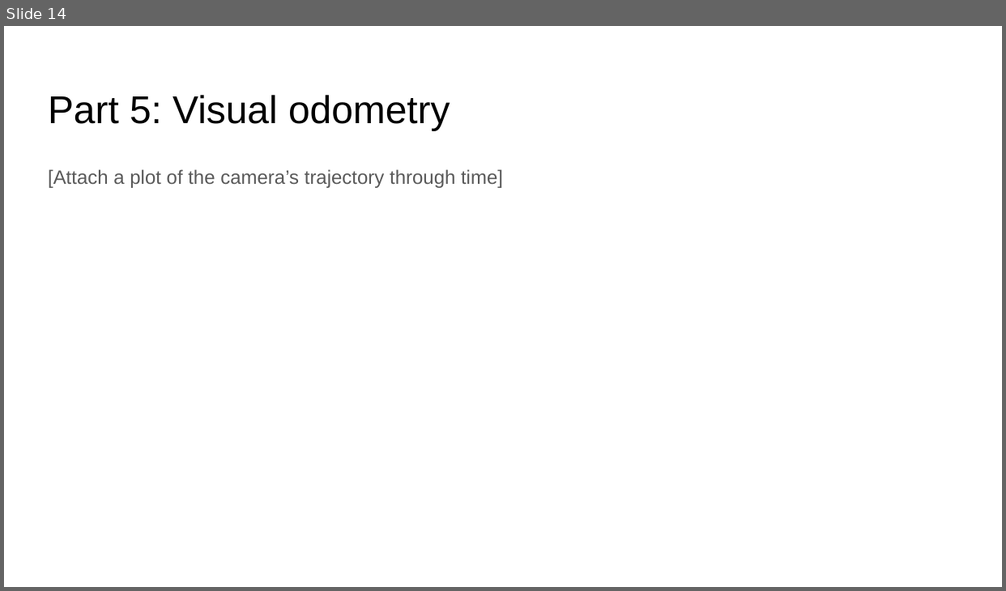
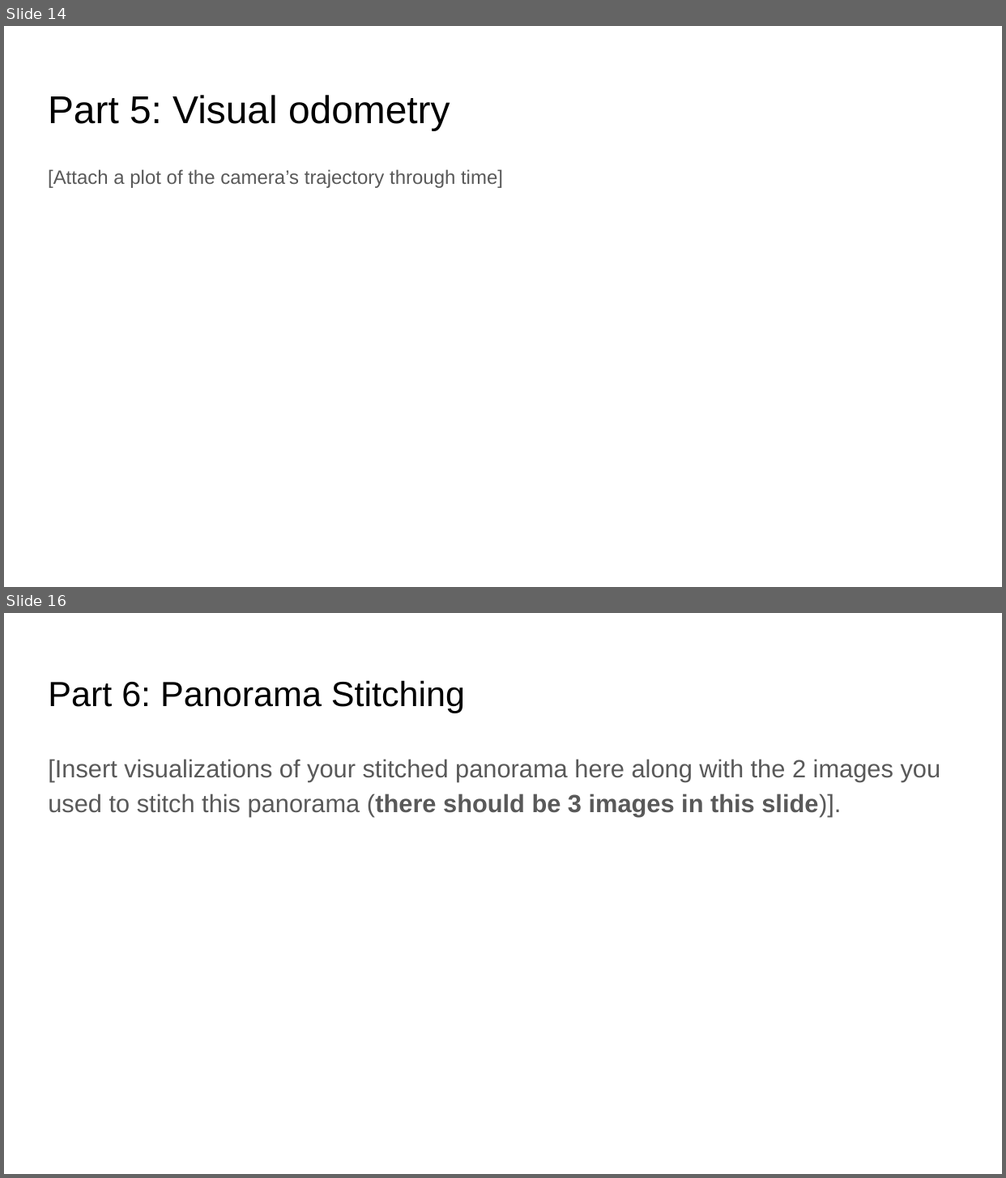
Before and after one commit to ShuvoNewaz/CS-6476-Projects-Fall2022, a slide deck: docs/proj3_template.pptx. Shown one above the other, each under a label of ours: slide 14 before the commit, slides 14 and 16 after it; the slides between them are not shown. The pictures are 1006x591 and 1006x1178 pixels, drawn with LibreOffice and Linux fonts; fonts in the diff are those of the drawing. Boxes give left, top, right and bottom in pixels: in the first picture for what was removed or moved away, otherwise in the second. Text is boxed around its words. In the diff, an @@ line names an element or a change of style, - is before the commit and + after.

```diff
--- a/docs/proj3_template.pptx
+++ b/docs/proj3_template.pptx
@@ slide 16 added at (x1=4, y1=613, x2=1002, y2=1174), background #FFFFFF @@
@@ title added at (x1=48, y1=680, x2=465, y2=713), 25.2 pt, text #000000 @@
+Part 6: Panorama Stitching
@@ text added at (x1=48, y1=759, x2=941, y2=817), 18 pt, text #595959 @@
+[Insert visualizations of your stitched panorama here along with the 2 images you used to stitch this panorama (there should be 3 images in this slide)].
```
Also in this commit, not shown: 1 slide changed, 1 other slide added, 6 other files.
